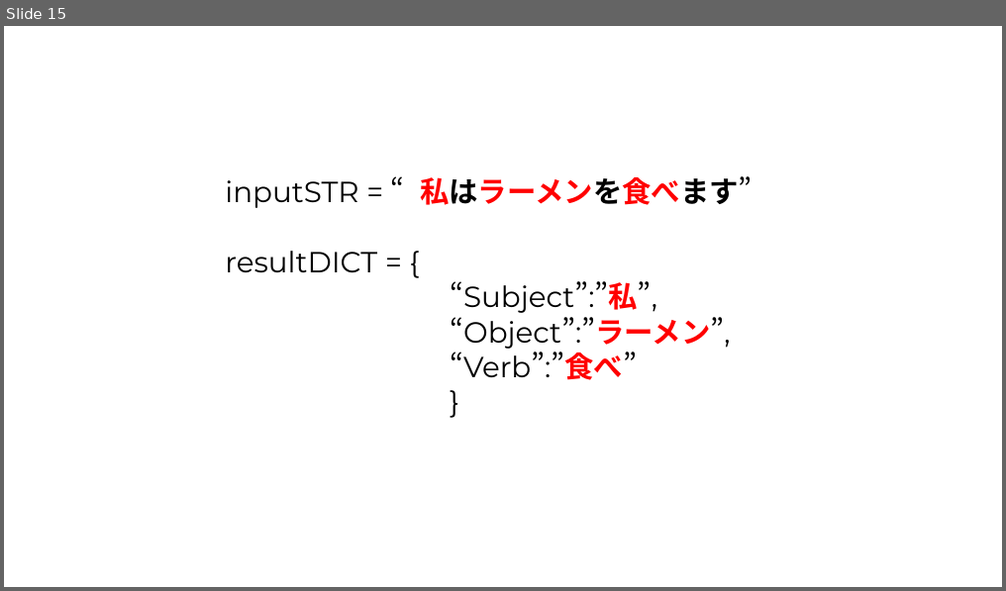
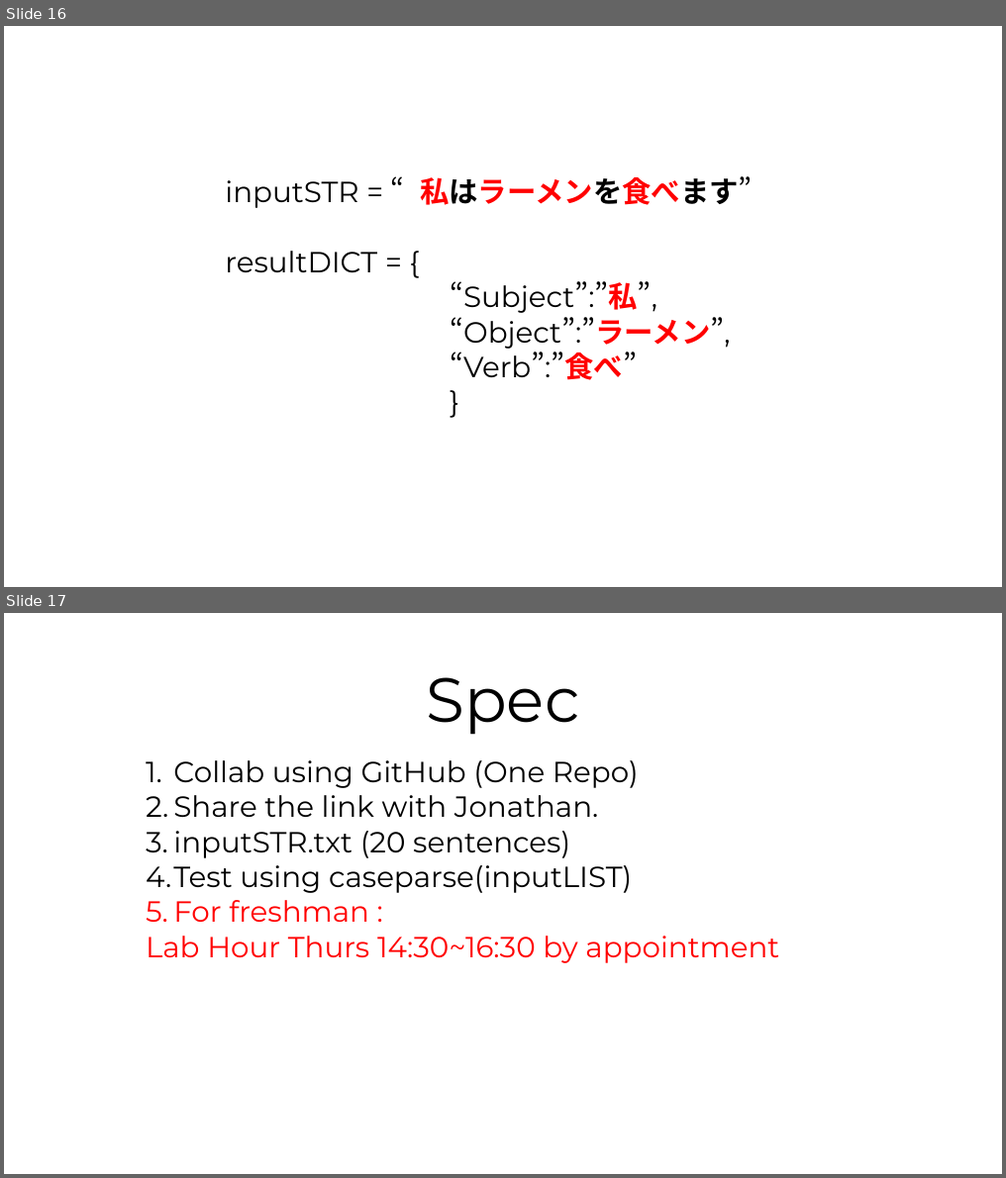
Before and after one commit to MENGHSUANCHUNG/24SS_NLP_workshop, a slide deck: Week03_Case_Extraction/Week 03.pptx. Shown one above the other, each under a label of ours: slide 15 before the commit, slides 16 and 17 after it. The pictures are 1006x591 and 1006x1178 pixels, drawn with LibreOffice and Linux fonts; fonts in the diff are those of the drawing. Boxes give left, top, right and bottom in pixels: in the first picture for what was removed or moved away, otherwise in the second. Text is boxed around its words. In the diff, an @@ line names an element or a change of style, - is before the commit and + after.

```diff
--- a/Week03_Case_Extraction/Week 03.pptx
+++ b/Week03_Case_Extraction/Week 03.pptx
@@ slide 17 added at box(4, 613, 1002, 1174), background #FFFFFF @@
@@ text added at box(426, 677, 579, 735), 60 pt, text #000000 @@
+Spec
@@ text added at box(146, 761, 779, 963), 28 pt, text #000000 @@
+1. Collab using GitHub (One Repo)
+2. Share the link with Jonathan.
+3. inputSTR.txt (20 sentences)
+4. Test using caseparse(inputLIST)
+5. For freshman :
+Lab Hour Thurs 14:30~16:30 by appointment
@@ what was slide 15 is now slide 16 @@
```
Also in this commit, not shown: 4 slides changed, 2 other slides added.
